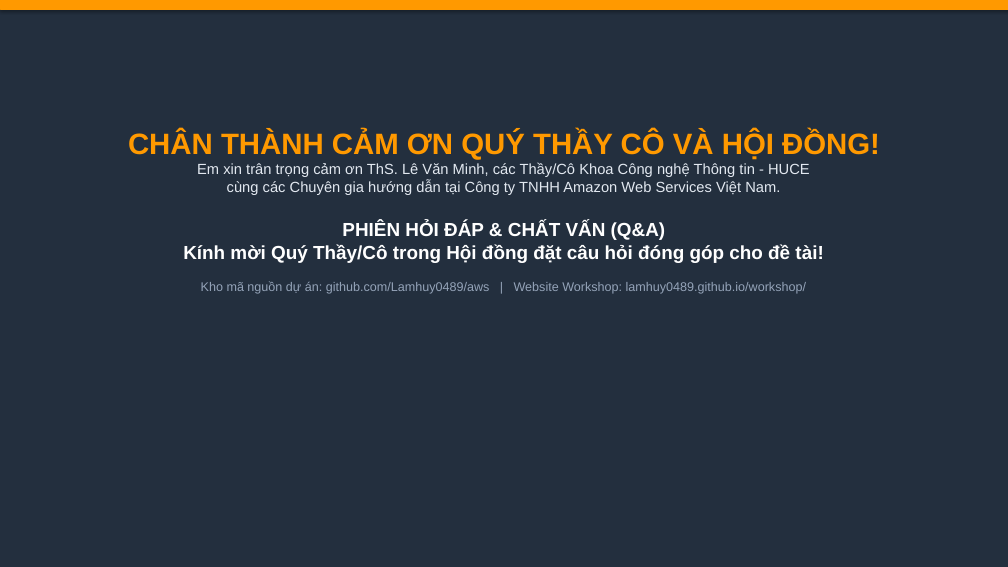
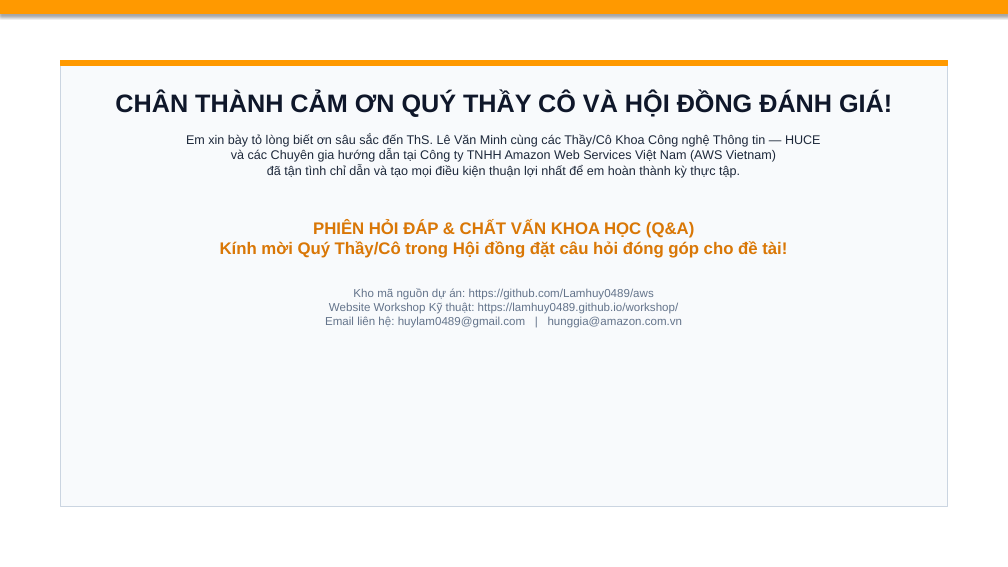
Before and after one commit to Lamhuy0489/workshop, a slide deck: slide 20 of static/downloads/Slide_Bao_Cao_Tot_Nghiep_HUCE_Lam_Quang_Huy.pptx (slide 18 before the commit). Drawn at 1008x567 pixels with LibreOffice and Linux fonts; fonts in the diff are those of the drawing. Boxes give left, top, right and bottom in pixels: in the first picture for what was removed or moved away, otherwise in the second. Text is boxed around its words. In the diff, an @@ line names an element or a change of style, - is before the commit and + after.

Commit message:
feat: cap nhat bo slide thuyet trinh Light Theme PPTX PDF va so do Retina kiem chung

```diff
--- a/static/downloads/Slide_Bao_Cao_Tot_Nghiep_HUCE_Lam_Quang_Huy.pptx
+++ b/static/downloads/Slide_Bao_Cao_Tot_Nghiep_HUCE_Lam_Quang_Huy.pptx
@@ rectangle: place and size @@
-rectangle at <box>0,0,1008,9</box>
+rectangle at <box>0,0,1008,14</box>
@@ rectangle at <box>0,0,1008,567</box>: fill #232F3E to #FFFFFF; outline #232F3E 0.75 pt to #FFFFFF 0.75 pt @@
@@ rectangle added at <box>60,60,948,507</box>, fill #F8FAFC, outline #CBD5E1 1 pt @@
@@ rectangle added at <box>60,60,948,65</box>, fill #FF9900, outline #FF9900 0.75 pt @@
@@ text at <box>115,91,892,328</box>: text changed; size 14 to 12 pt; text colour #E2E8F0 to #1E293B @@
-CHÂN THÀNH CẢM ƠN QUÝ THẦY CÔ VÀ HỘI ĐỒNG!
-Em xin trân trọng cảm ơn ThS. Lê Văn Minh, các Thầy/Cô Khoa Công nghệ Thông tin - HUCE
-cùng các Chuyên gia hướng dẫn tại Công ty TNHH Amazon Web Services Việt Nam.
-PHIÊN HỎI ĐÁP & CHẤT VẤN (Q&A)
-Kính mời Quý Thầy/Cô trong Hội đồng đặt câu hỏi đóng góp cho đề tài!
-Kho mã nguồn dự án: github.com/Lamhuy0489/aws | Website Workshop: lamhuy0489.github.io/workshop/
+CHÂN THÀNH CẢM ƠN QUÝ THẦY CÔ VÀ HỘI ĐỒNG ĐÁNH GIÁ!
+Em xin bày tỏ lòng biết ơn sâu sắc đến ThS. Lê Văn Minh cùng các Thầy/Cô Khoa Công nghệ Thông tin — HUCE
+và các Chuyên gia hướng dẫn tại Công ty TNHH Amazon Web Services Việt Nam (AWS Vietnam)
+đã tận tình chỉ dẫn và tạo mọi điều kiện thuận lợi nhất để em hoàn thành kỳ thực tập.
+PHIÊN HỎI ĐÁP & CHẤT VẤN KHOA HỌC (Q&A)
+Kính mời Quý Thầy/Cô trong Hội đồng đặt câu hỏi đóng góp cho đề tài!
+Kho mã nguồn dự án: https://github.com/Lamhuy0489/aws
+Website Workshop Kỹ thuật: https://lamhuy0489.github.io/workshop/
+Email liên hệ: huylam0489@gmail.com | hunggia@amazon.com.vn
```
Also in this commit, not shown: 14 other slides changed, 5 slides added, 3 slides removed, 7 other files.
